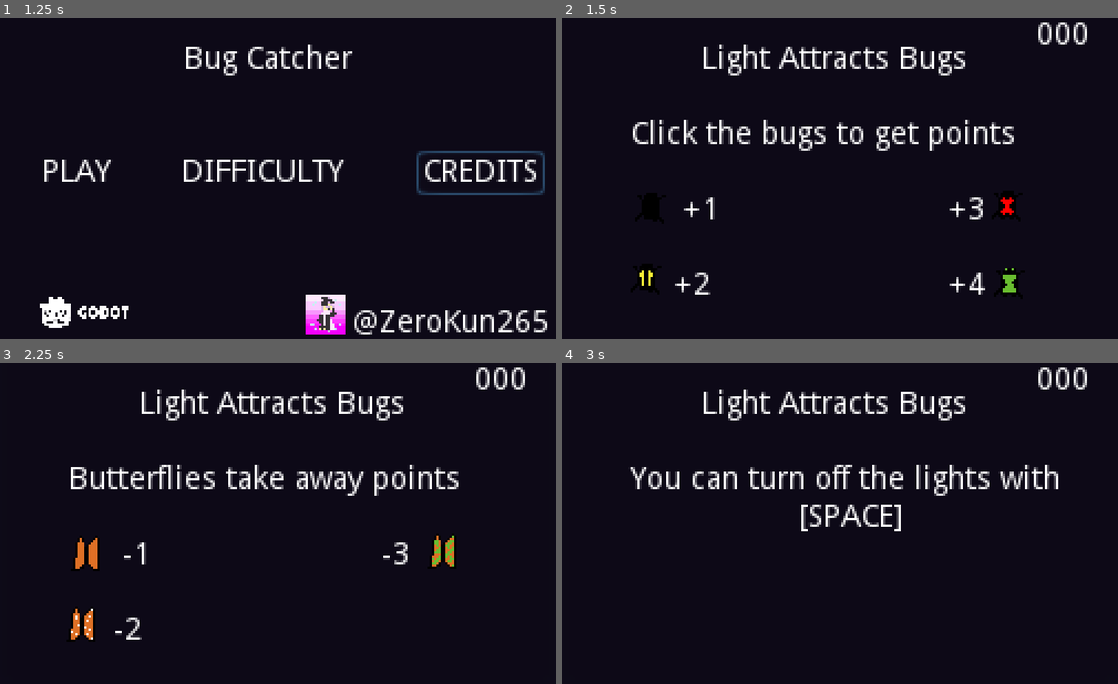
Above: before the commit, frames 1-4 (two rows, left to right).
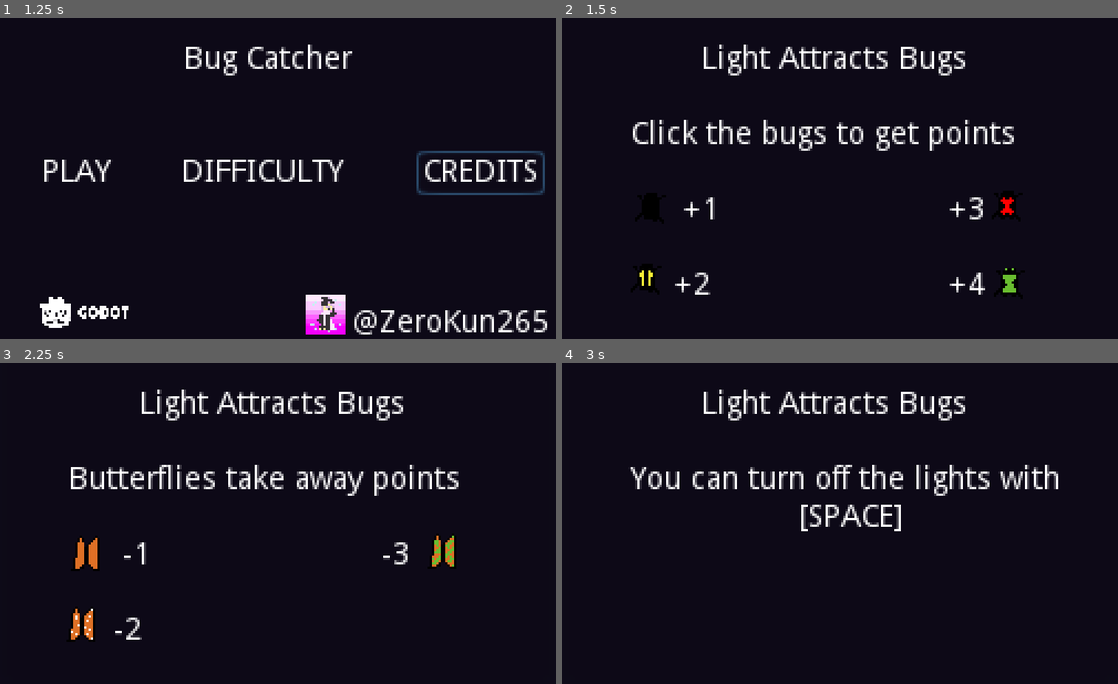
Above: after the commit, the same moments.

Repository: ZeroKun265/BugCatcher
Game: Godot game, scene res://MainMenu.tscn
The game is run twice, just before and just after one commit, with the same random seed, the same clock (stepped at 60 frames per second) and the same inputs.
Inputs (mouse positions are in pixels of both pictures, inside the frame that each line leads up to):
- Up to frame 1 (1.25 s): click (478, 172) at 0.5 s
- Up to frame 2 (1.5 s): click (634, 168) at 1.25 s
- Up to frame 3 (2.25 s): click (278, 517) at 2 s
- Up to frame 4 (3 s): click (840, 517) at 2.75 s

Frame 1 is identical in both runs. In frame 2, 0.4% of the frame differs, in the area x 85-95%, y 1-9%; in frame 3, 0.4%; in frame 4, 0.4%.

Commit message:
got to an mvp status

Diff:
--- a/Credits.gd
+++ b/Credits.gd
@@ -17,4 +17,4 @@
 
 
 func _on_Credits_pressed():
-	OS.shell_open("https://github.com/ZeroKun265")
+	OS.shell_open("https://github.com/ZeroKun265/BugCatcher")
--- a/World.tscn
+++ b/World.tscn
@@ -22,5 +22,4 @@
 margin_top = 6.0
 margin_right = 251.0
 margin_bottom = 20.0
-text = "000"
 align = 1
